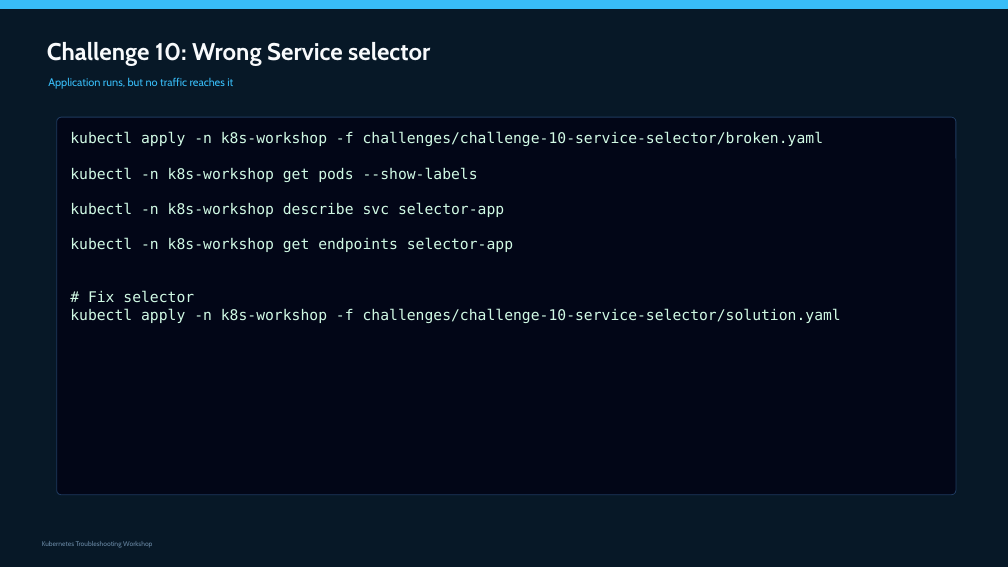
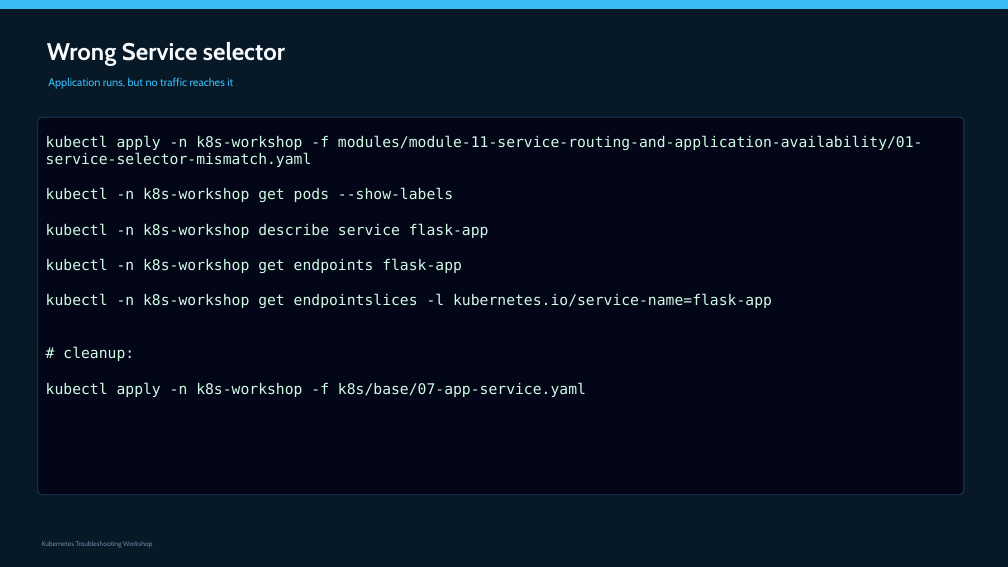
Before and after one commit to slaneslane/k8s-workshop-2, a slide deck: slide 106 of presentations/K8s_Troubleshooting_Workshop_FULL.pptx. Drawn at 1008x567 pixels with LibreOffice and Linux fonts; fonts in the diff are those of the drawing. Boxes give left, top, right and bottom in pixels: in the first picture for what was removed or moved away, otherwise in the second. Text is boxed around its words. In the diff, an @@ line names an element or a change of style, - is before the commit and + after.

Commit message:
10 & 11 modules

```diff
--- a/presentations/K8s_Troubleshooting_Workshop_FULL.pptx
+++ b/presentations/K8s_Troubleshooting_Workshop_FULL.pptx
@@ text at <box>47,42,285,66</box>: text changed @@
-Challenge 10: Wrong Service selector
+Wrong Service selector
@@ rounded rectangle: place and size @@
-rounded rectangle at <box>57,117,957,495</box>
+rounded rectangle at <box>38,117,964,495</box>
@@ text "kubectl apply -n k8s-workshop -f ...": place and size @@
-text "kubectl apply -n k8s-workshop -f ..." at <box>70,131,841,323</box>
+text "kubectl apply -n k8s-workshop -f ..." at <box>46,135,923,397</box>
@@ text at <box>46,135,923,167</box>: text changed @@
-kubectl apply -n k8s-workshop -f challenges/challenge-10-service-selector/broken.yaml
+kubectl apply -n k8s-workshop -f modules/module-11-service-routing-and-application-availability/01-service-selector-mismatch.yaml
@@ text at <box>46,223,772,397</box>: text changed @@
-kubectl -n k8s-workshop describe svc selector-app
-kubectl -n k8s-workshop get endpoints selector-app
-# Fix selector
-kubectl apply -n k8s-workshop -f challenges/challenge-10-service-selector/solution.yaml
+kubectl -n k8s-workshop describe service flask-app
+kubectl -n k8s-workshop get endpoints flask-app
+kubectl -n k8s-workshop get endpointslices -l kubernetes.io/service-name=flask-app
+# cleanup:
+kubectl apply -n k8s-workshop -f k8s/base/07-app-service.yaml
```
Also in this commit, not shown: 2 other slides changed, 3 other files.
